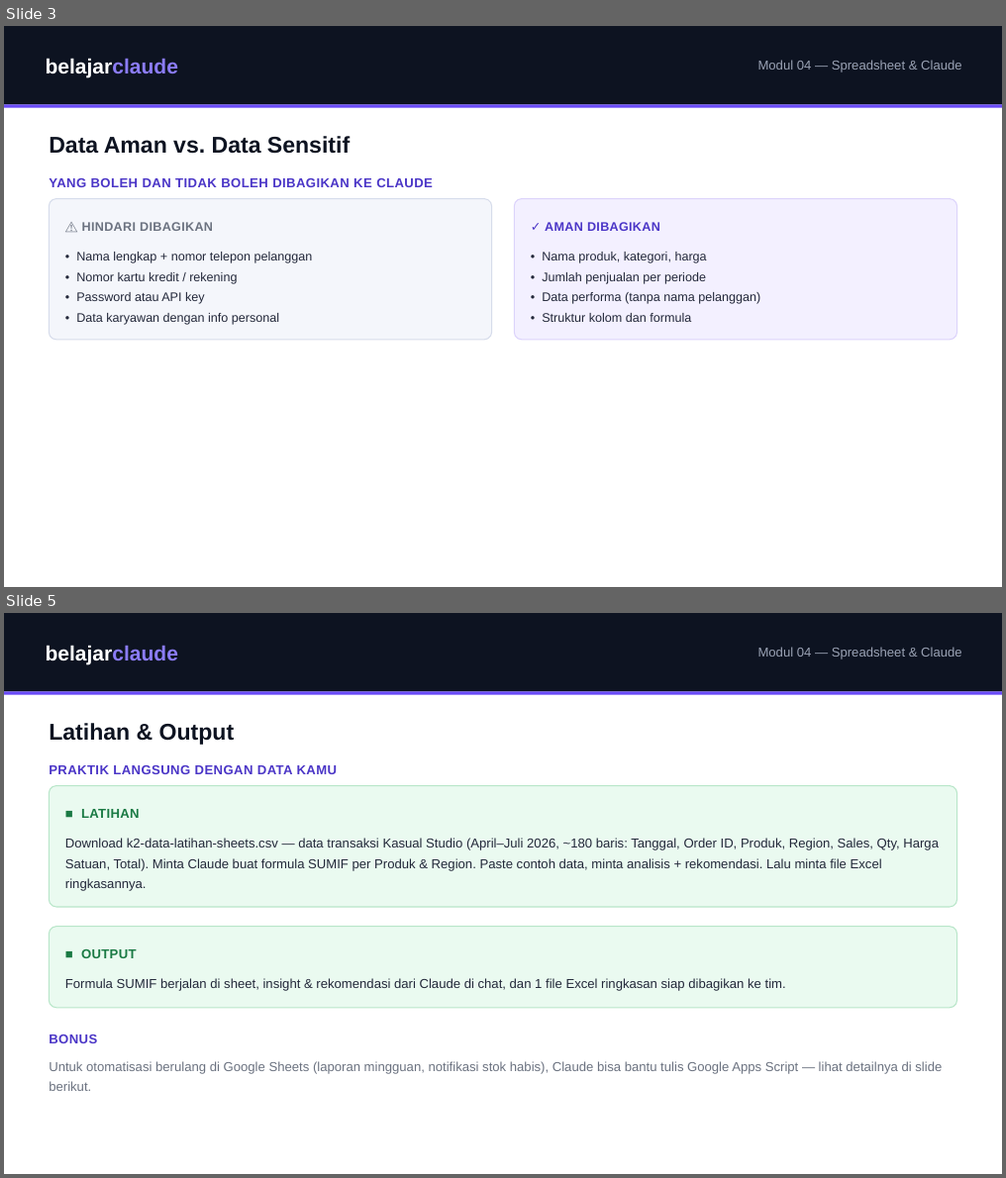
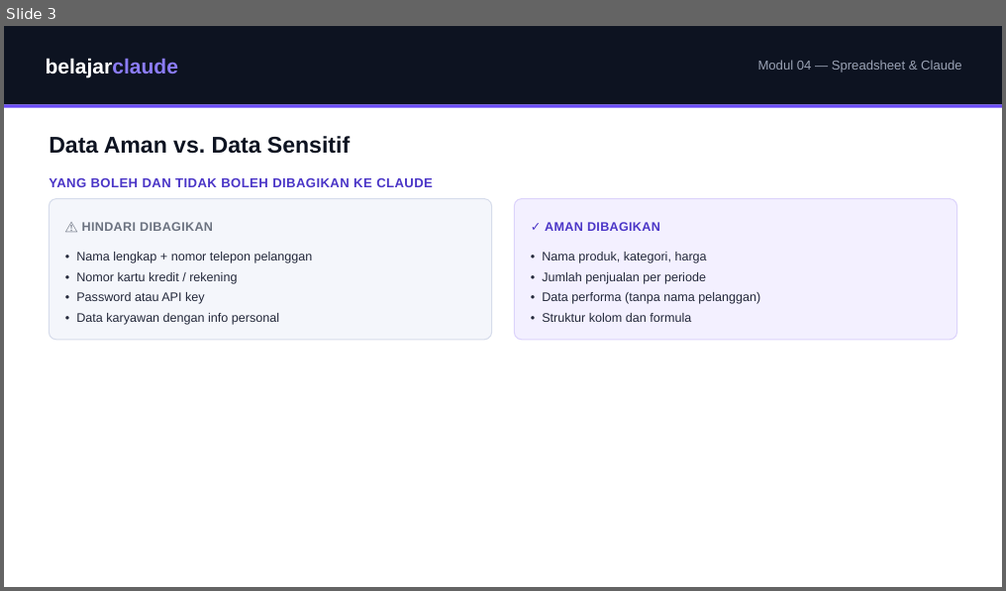
Before and after one commit to juliautomo/belajar-claude, a slide deck: K2-Produktivitas/M04-Google-Sheets/K2-M04-Google-Sheets.pptx. Shown one above the other, each under a label of ours: slides 3 and 5 before the commit, slide 3 after it; the slides between them are not shown. The pictures are 1006x1178 and 1006x591 pixels, drawn with LibreOffice and Linux fonts; fonts in the diff are those of the drawing. Boxes give left, top, right and bottom in pixels: in the first picture for what was removed or moved away, otherwise in the second. Text is boxed around its words. In the diff, an @@ line names an element or a change of style, - is before the commit and + after.

Commit message:
K2 M4: merge Alur Prompt into Latihan with concrete download/upload/drag-drop steps, remove Level Up Dashboard section, restyle Apps Script menu list from numbered steps to plain tier cards (they're menu items, not sequential steps), relocate Claude in Chrome tip to bottom

```diff
--- a/K2-Produktivitas/M04-Google-Sheets/K2-M04-Google-Sheets.pptx
+++ b/K2-Produktivitas/M04-Google-Sheets/K2-M04-Google-Sheets.pptx
@@ slide 5 removed at [4,613,1002,1174], background #FFFFFF @@
@@ rectangle removed at [4,613,1002,691] @@
@@ text removed at [46,645,178,664] @@
-belajarclaude
@@ text removed at [758,647,962,660] @@
-Modul 04 — Spreadsheet & Claude
@@ rectangle removed at [4,691,1002,694] @@
@@ text removed at [49,723,235,745] @@
-Latihan & Output
@@ text removed at [49,765,338,774] @@
-PRAKTIK LANGSUNG DENGAN DATA KAMU
@@ rounded rectangle removed at [49,786,957,907] @@
@@ text removed at [81,809,139,818] @@
-■ LATIHAN
@@ text removed at [65,838,939,891] @@
-Download k2-data-latihan-sheets.csv — data transaksi Kasual Studio (April–Juli 2026, ~180 baris: Tanggal, Order ID, Produk, Region, Sales, Qty, Harga Satuan, Total). Minta Claude buat formula SUMIF per Produk & Region. Paste contoh data, minta analisis + rekomendasi. Lalu minta file Excel ringkasannya.
@@ rounded rectangle removed at [49,927,957,1008] @@
@@ text removed at [81,950,136,959] @@
-■ OUTPUT
@@ text removed at [65,978,786,991] @@
-Formula SUMIF berjalan di sheet, insight & rekomendasi dari Claude di chat, dan 1 file Excel ringkasan siap dibagikan ke tim.
@@ text removed at [49,1035,97,1044] @@
-BONUS
@@ text removed at [49,1061,942,1091] @@
-Untuk otomatisasi berulang di Google Sheets (laporan mingguan, notifikasi stok habis), Claude bisa bantu tulis Google Apps Script — lihat detailnya di slide berikut.
```
Also in this commit, not shown: 2 slides changed, 1 slide added, 1 other slide removed, 1 other file.
